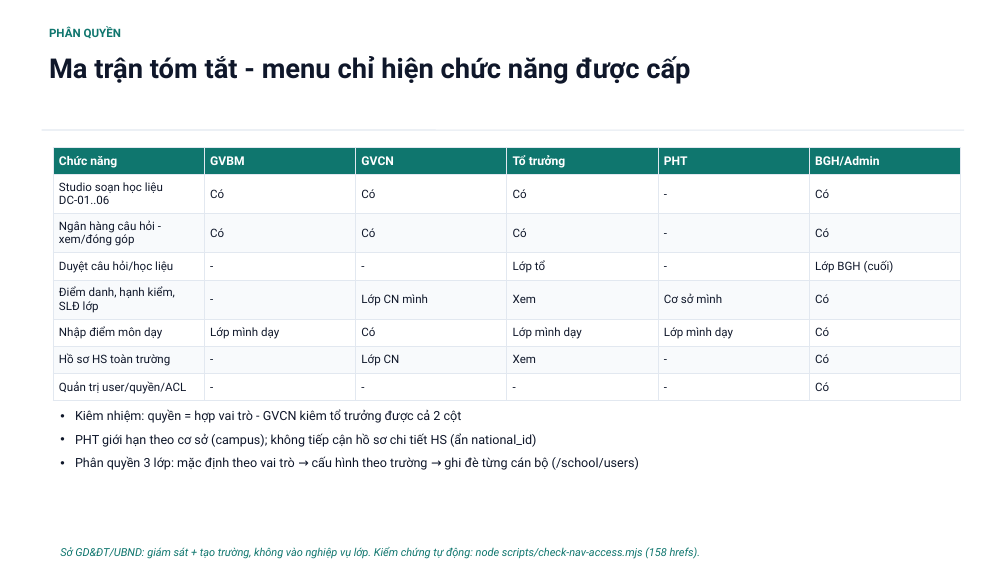
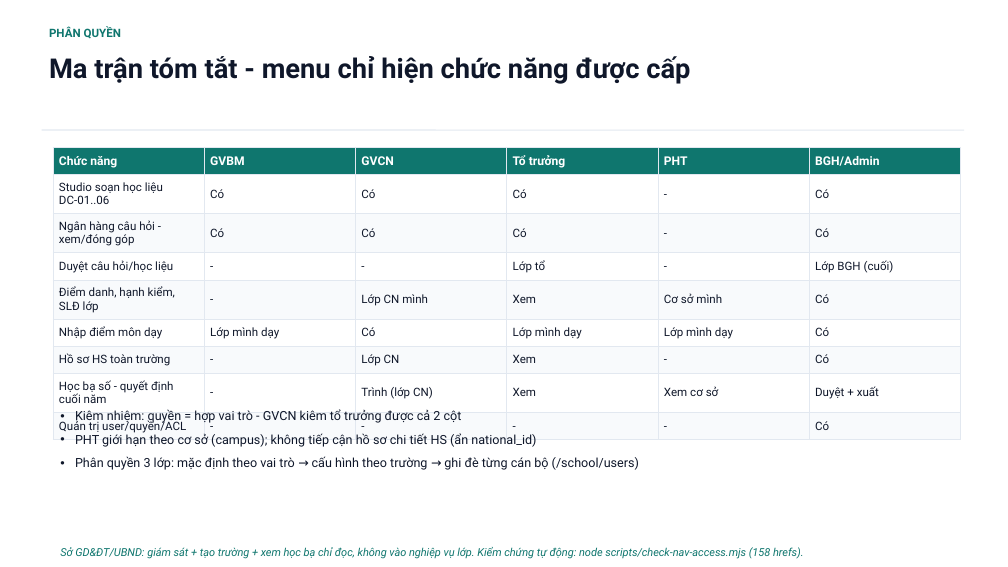
Before and after one commit to saintzzz/so-chu-nhiem-so, a slide deck: slide 13 of docs/user-guide/USER-GUIDE-vieschool.pptx (slide 12 before the commit). Drawn at 1008x567 pixels with LibreOffice and Linux fonts; fonts in the diff are those of the drawing. Boxes give left, top, right and bottom in pixels: in the first picture for what was removed or moved away, otherwise in the second. Text is boxed around its words. In the diff, an @@ line names an element or a change of style, - is before the commit and + after.

```diff
--- a/docs/user-guide/USER-GUIDE-vieschool.pptx
+++ b/docs/user-guide/USER-GUIDE-vieschool.pptx
@@ table at <box>53,147,960,437</box> @@
+row 8: Học bạ số - quyết định cuối năm | - | Trình (lớp CN) | Xem | Xem cơ sở | Duyệt + xuất
@@ text at <box>60,547,804,559</box>: text changed @@
-Sở GD&ĐT/UBND: giám sát + tạo trường, không vào nghiệp vụ lớp. Kiểm chứng tự động: node scripts/check-nav-access.mjs (158 hrefs).
+Sở GD&ĐT/UBND: giám sát + tạo trường + xem học bạ chỉ đọc, không vào nghiệp vụ lớp. Kiểm chứng tự động: node scripts/check-nav-access.mjs (158 hrefs).
```
Also in this commit, not shown: 2 other slides changed, 1 slide added, 5 other files.
